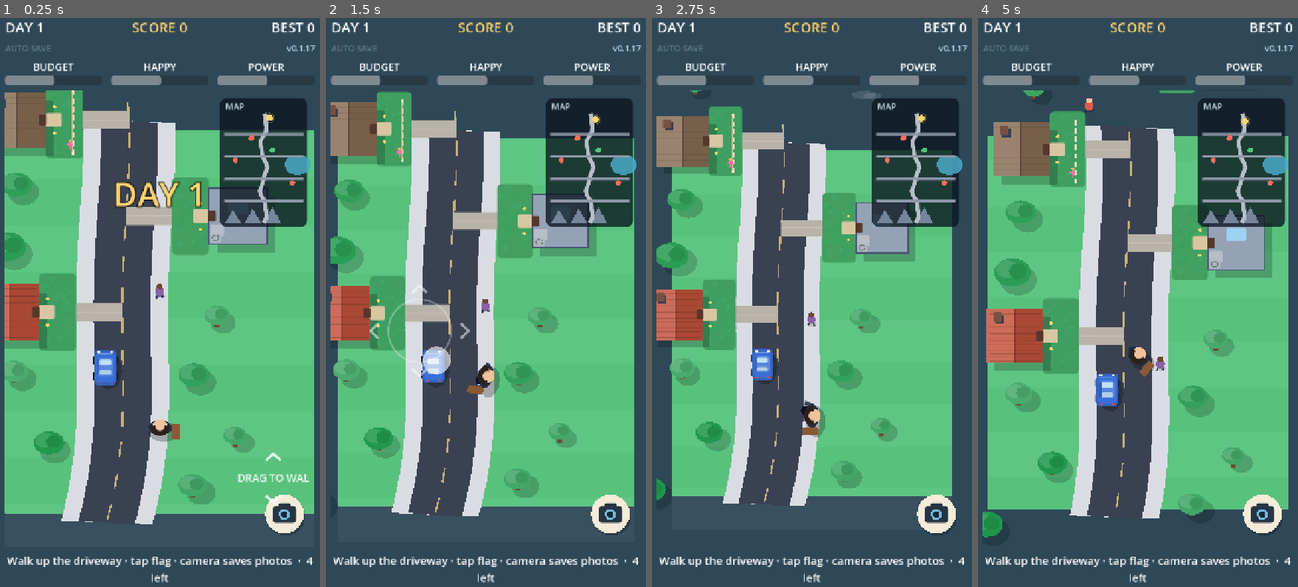
Above: before the commit, frames 1-4 (left to right).
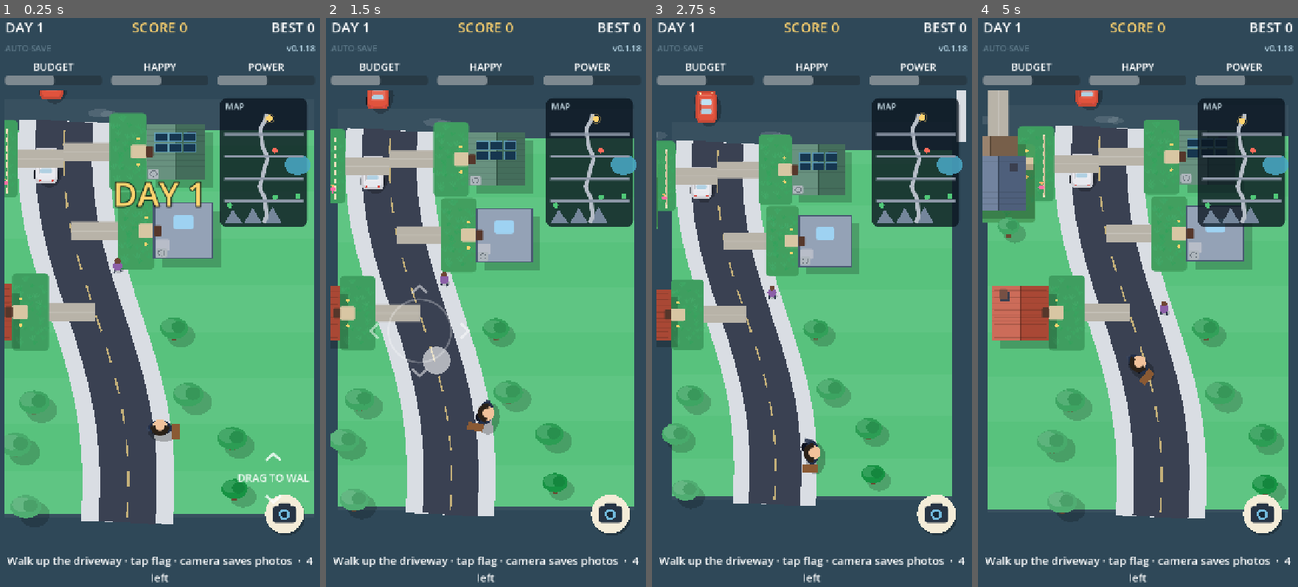
Above: after the commit, the same moments.

Repository: ssnanda/hoagame
Game: Godot game, scene res://scenes/main.tscn
The game is run twice, just before and just after one commit, with the same random seed, the same clock (stepped at 60 frames per second) and the same inputs.
Inputs (mouse positions are in pixels of both pictures, inside the frame that each line leads up to):
- Up to frame 1 (0.25 s): no input
- Up to frame 2 (1.5 s): tap Enter (ui_accept) at 0.5 s; drag from (486, 319) to (518, 171) at 0.52 s; drag from (418, 330) to (470, 421) at 1.27 s
- Up to frame 3 (2.75 s): move the mouse to (844, 171) at 2.02 s; hold Right (ui_right) from 2.03 s (still down)
- Up to frame 4 (5 s): release Right (ui_right) at 2.75 s; drag from (1122, 421) to (1038, 211) at 2.77 s; move the mouse to (1237, 387) at 3.52 s; hold Left (ui_left) 3.53-4.25 s; tap Enter (ui_accept) at 3.77 s; drag from (1038, 211) to (1086, 154) at 4.27 s

The runs differ from the first frame. In frame 1, 32% of the frame differs, in the area x 1-99%, y 4-89%; in frame 2, 31%; in frame 3, 30%; in frame 4, 35%, in the area x 1-99%, y 4-92%.

Commit message:
Release HOA President 0.1.18+19

Diff:
--- a/project.godot
+++ b/project.godot
@@ -11,7 +11,7 @@
 [application]
 
 config/name="HOA President"
-config/version="0.1.17"
+config/version="0.1.18"
 run/main_scene="res://scenes/main.tscn"
 config/features=PackedStringArray("4.7", "Mobile")
 config/icon="res://icon.svg"
--- a/scripts/street.gd
+++ b/scripts/street.gd
@@ -4,11 +4,11 @@
 
 signal visit(house: int)
 
-const HOUSE_COUNT := 24
-const MAIN_HOUSE_COUNT := 16
-const HOUSE_SPACING := 248.0
+const HOUSE_COUNT := 40
+const MAIN_HOUSE_COUNT := 24
+const HOUSE_SPACING := 210.0
 const HOUSE_MARGIN := 520.0
-const WORLD_H := HOUSE_MARGIN * 2.0 + HOUSE_SPACING * (HOUSE_COUNT - 1)
+const WORLD_H := HOUSE_MARGIN * 2.0 + HOUSE_SPACING * (MAIN_HOUSE_COUNT - 1)
 const WORLD_W := 1800.0
 const ROAD_HALF := 62.0
 const WALK_W := 38.0
@@ -26,8 +26,6 @@
 const INCH_PX := 4.5
 const WALKER_K := 1.4
 const SIDEWALK_CENTER := ROAD_HALF + WALK_W * 0.5
-const LANE_SWITCH_INPUT := 0.38
-const LATERAL_SNAP_SPEED := 620.0
 const CAR_CLEAR_X := 42.0
 const CAR_CLEAR_Y := 58.0
 const JUNCTIONS := [WORLD_H * 0.2, WORLD_H * 0.4, WORLD_H * 0.61, WORLD_H * 0.81]
@@ -82,9 +80,6 @@
 var _clouds: Array = []
 var _neighbors: Array = []
 var _pet_stations: Array = []
-## -1 = left sidewalk, 0 = road center, 1 = right sidewalk.
-var _main_lane := 1
-var _lane_switch_ready := true
 var _world_scale := 1.0
 var _camera_flash := 0.0
 var _photo_message := ""
@@ -136,20 +131,32 @@
 
 func house_y(i: int) -> float:
 	if i >= MAIN_HOUSE_COUNT:
-		var junction_y := float(JUNCTIONS[int((i - MAIN_HOUSE_COUNT) / 2)])
+		var junction_y := float(JUNCTIONS[int((i - MAIN_HOUSE_COUNT) / 4)])
 		var offset := ROAD_HALF + WALK_W + YARD_GAP + HOUSE_D * 0.5
 		return junction_y + (-offset if i % 2 == 0 else offset)
-	return WORLD_H - HOUSE_MARGIN - i * HOUSE_SPACING
+	var candidate := WORLD_H - HOUSE_MARGIN - i * HOUSE_SPACING
+	# Keep main-avenue lots clear of every intersecting and winding road. Alternate
+	# the search direction so denser homes do not bunch on one side of a crossing.
+	var direction := -1.0 if i % 4 < 2 else 1.0
+	for attempt in 20:
+		var house_x := _road_x(candidate) + _side(i) * (ROAD_HALF + WALK_W + YARD_GAP + HOUSE_W * 0.5)
+		if _public_road_distance(Vector2(house_x, candidate), false) >= 178.0:
+			break
+		candidate = clampf(candidate + direction * 24.0, 180.0, WORLD_H - 180.0)
+	return candidate
 
 
 func _side(i: int) -> int:
+	if i >= MAIN_HOUSE_COUNT:
+		return -1 if (i - MAIN_HOUSE_COUNT) % 2 == 0 else 1
 	return -1 if i % 2 == 0 else 1
 
 
 func _house_c(i: int) -> Vector2:
 	if i >= MAIN_HOUSE_COUNT:
 		var cross_index := i - MAIN_HOUSE_COUNT
-		return Vector2(250.0 if int(cross_index / 2) % 2 == 0 else WORLD_W - 250.0, house_y(i))
+		var cross_xs := [120.0, 600.0, 1200.0, 1680.0]
+		return Vector2(cross_xs[cross_index % 4], house_y(i))
 	return Vector2(_road_x(house_y(i)) + _side(i) * (ROAD_HALF + WALK_W + YARD_GAP + HOUSE_W * 0.5), house_y(i))
 
 
@@ -168,10 +175,7 @@
 	if saved_position is Vector2 and saved_position.y >= 0.0:
 		_player_y = clampf(saved_position.y, 140.0, WORLD_H - 140.0)
 		_player_x = saved_position.x if saved_position.x >= 0.0 else _road_x(_player_y)
-		var offset := _player_x - _road_x(_player_y)
-		_main_lane = 0 if absf(offset) < ROAD_HALF else (-1 if offset < 0.0 else 1)
 	else:
-		_main_lane = 1
 		_player_x = _road_x(_player_y) + SIDEWALK_CENTER
 	_update_dusk()
 
@@ -277,42 +281,8 @@
 		var previous := Vector2(_player_x, _player_y)
 		var candidate := previous + velocity * delta
 		candidate.y = fposmod(candidate.y, WORLD_H)
-		var road_center := _road_x(candidate.y)
-		var closest_junction := float(JUNCTIONS[0])
-		for junction in JUNCTIONS:
-			if absf(candidate.y - float(junction)) < absf(candidate.y - closest_junction):
-				closest_junction = float(junction)
-		var connector_x := _closest_connector(candidate.x)
-		var on_connector := absf(candidate.x - connector_x) < ROAD_HALF + WALK_W and candidate.y > float(JUNCTIONS[0]) - 120.0 and candidate.y < float(JUNCTIONS[3]) + 120.0
-		var on_side_street := absf(candidate.x - road_center) > ROAD_HALF + WALK_W and absf(candidate.y - closest_junction) < 150.0
-		var driveway_house := _driveway_at(candidate)
-		if on_connector and absf(candidate.y - closest_junction) >= 115.0:
-			candidate.x = clampf(candidate.x, connector_x - ROAD_HALF - WALK_W * 0.72,
-					connector_x + ROAD_HALF + WALK_W * 0.72)
-		elif driveway_house >= 0:
-			# Driveways connect each sidewalk to its front door, so the player can
-			# leave the walking lane only where the neighborhood visually supports it.
-			var driveway := _driveway_segment(driveway_house)
-			if driveway_house >= MAIN_HOUSE_COUNT:
-				candidate.x = clampf(candidate.x, driveway[0].x - DRIVEWAY_HALF, driveway[0].x + DRIVEWAY_HALF)
-				candidate.y = clampf(candidate.y, minf(driveway[0].y, driveway[1].y) - 18.0,
-						maxf(driveway[0].y, driveway[1].y) + 18.0)
-			else:
-				candidate.y = clampf(candidate.y, driveway[0].y - DRIVEWAY_HALF, driveway[0].y + DRIVEWAY_HALF)
-				candidate.x = clampf(candidate.x, minf(driveway[0].x, driveway[1].x) - 18.0,
-						maxf(driveway[0].x, driveway[1].x) + 18.0)
-		elif on_side_street:
-			candidate.y = clampf(candidate.y, closest_junction - ROAD_HALF - WALK_W * 0.65,
-					closest_junction + ROAD_HALF + WALK_W * 0.65)
-			candidate.x = fposmod(candidate.x, WORLD_W)
-		elif absf(candidate.y - closest_junction) < 115.0:
-			# The intersection is the only free-turn area. Moving beyond its outer
-			# sidewalk enters a side street instead of being clamped to the main road.
-			candidate.x = fposmod(candidate.x, WORLD_W)
-		else:
-			_update_main_lane(move.x)
-			var target_x := road_center + float(_main_lane) * SIDEWALK_CENTER
-			candidate.x = move_toward(previous.x, target_x, LATERAL_SNAP_SPEED * delta)
+		candidate.x = fposmod(candidate.x, WORLD_W)
+		candidate = _keep_on_street_network(previous, candidate)
 		candidate = _avoid_neighbors(previous, candidate)
 		candidate = _keep_clear_of_cars(previous, candidate)
 		_player_x = candidate.x
@@ -349,11 +319,55 @@
 func _driveway_segment(i: int) -> PackedVector2Array:
 	var home := _house_c(i)
 	if i >= MAIN_HOUSE_COUNT:
-		var junction := float(JUNCTIONS[int((i - MAIN_HOUSE_COUNT) / 2)])
+		var junction := float(JUNCTIONS[int((i - MAIN_HOUSE_COUNT) / 4)])
 		return PackedVector2Array([Vector2(home.x, junction),
 				Vector2(home.x, home.y - _side(i) * HOUSE_D * 0.46)])
 	return PackedVector2Array([Vector2(_road_x(home.y), home.y),
 			Vector2(home.x - _side(i) * HOUSE_W * 0.46, home.y)])
+
+
+func _keep_on_street_network(previous: Vector2, candidate: Vector2) -> Vector2:
+	if _is_walkable(candidate):
+		return candidate
+	var horizontal := Vector2(candidate.x, previous.y)
+	if _is_walkable(horizontal):
+		return horizontal
+	var vertical := Vector2(previous.x, candidate.y)
+	if _is_walkable(vertical):
+		return vertical
+	return previous
+
+
+func _is_walkable(point: Vector2) -> bool:
+	var allowance := ROAD_HALF + WALK_W * 0.9
+	if _public_road_distance(point) <= allowance:
+		return true
+	return _driveway_at(point) >= 0
+
+
+func _public_road_distance(point: Vector2, include_main := true) -> float:
+	var best := INF
+	if include_main:
+		best = absf(point.x - _road_x(point.y))
+	for junction in JUNCTIONS:
+		best = minf(best, absf(point.y - float(junction)))
+	for connector in CONNECTOR_XS:
+		if point.y >= float(JUNCTIONS[0]) and point.y <= float(JUNCTIONS[3]):
+			best = minf(best, absf(point.x - float(connector)))
+	for lane_i in 3:
+		var previous_lane_point := _curved_lane_point(lane_i, 0.0)
+		for point_i in range(1, 25):
+			var lane_point := _curved_lane_point(lane_i, float(point_i) / 24.0)
+			best = minf(best, Geometry2D.get_closest_point_to_segment(
+					point, previous_lane_point, lane_point).distance_to(point))
+			previous_lane_point = lane_point
+	return best
+
+
+func _curved_lane_point(lane_i: int, t: float) -> Vector2:
+	var lane_y := WORLD_H * (0.27 + lane_i * 0.23)
+	return Vector2(90.0 + t * (WORLD_W - 180.0),
+			lane_y + sin(t * TAU * 1.5 + lane_i * 1.7) * (72.0 + lane_i * 9.0))
 
 
 func _neighbor_position(neighbor: Dictionary) -> Vector2:
@@ -393,26 +407,6 @@
 	_photo_message_t = 2.2
 	_camera_flash = 1.0 if error == OK else 0.0
 	queue_redraw()
-
-
-func _closest_connector(x: float) -> float:
-	return float(CONNECTOR_XS[0]) if absf(x - float(CONNECTOR_XS[0])) < absf(x - float(CONNECTOR_XS[1])) else float(CONNECTOR_XS[1])
-
-
-func _update_main_lane(horizontal_input: float) -> void:
-	if absf(horizontal_input) < 0.25:
-		_lane_switch_ready = true
-		return
-	if not _lane_switch_ready or absf(horizontal_input) < LANE_SWITCH_INPUT:
-		return
-	if _main_lane != 0 and signf(horizontal_input) == -float(_main_lane):
-		# An intentional push toward the street moves from the sidewalk to its center.
-		_main_lane = 0
-		_lane_switch_ready = false
-	elif _main_lane == 0:
-		# An intentional push away from the center selects that side's sidewalk.
-		_main_lane = -1 if horizontal_input < 0.0 else 1
-		_lane_switch_ready = false
 
 
 func _keep_clear_of_cars(previous: Vector2, candidate: Vector2) -> Vector2:
@@ -550,12 +544,9 @@
 	# grown-in. They meet the main avenue at their ends and weave through blocks.
 	for lane_i in 3:
 		var lane := PackedVector2Array()
-		var lane_y := WORLD_H * (0.27 + lane_i * 0.23)
 		for point_i in 15:
 			var t := float(point_i) / 14.0
-			var wx := 90.0 + t * (WORLD_W - 180.0)
-			var wy := lane_y + sin(t * TAU * 1.5 + lane_i * 1.7) * (72.0 + lane_i * 9.0)
-			lane.append(Vector2(wx - _cam_x, wy - _cam))
+			lane.append(_curved_lane_point(lane_i, t) - Vector2(_cam_x, _cam))
 		draw_polyline(lane, walk, ROAD_HALF * 2.0 + WALK_W * 2.0, true)
 		draw_polyline(lane, road, ROAD_HALF * 2.0, true)
 		draw_polyline(lane, Color("ffe08a", 0.68), 4.0, true)
@@ -1024,11 +1015,9 @@
 		draw_line(a, b, road_col, 10.0, true)
 	for lane_i in 3:
 		var lane := PackedVector2Array()
-		var lane_y := WORLD_H * (0.27 + lane_i * 0.23)
 		for point_i in 24:
 			var t := float(point_i) / 23.0
-			lane.append(_map_point(Vector2(90.0 + t * (WORLD_W - 180.0),
-					lane_y + sin(t * TAU * 1.5 + lane_i * 1.7) * (72.0 + lane_i * 9.0)), map_rect))
+			lane.append(_map_point(_curved_lane_point(lane_i, t), map_rect))
 		draw_polyline(lane, road_col, 8.0, true)
 	for i in HOUSE_COUNT:
 		var hp := _map_point(_house_c(i), map_rect)
Not shown, changed: export_presets.cfg
Not shown, changed: VERSION
